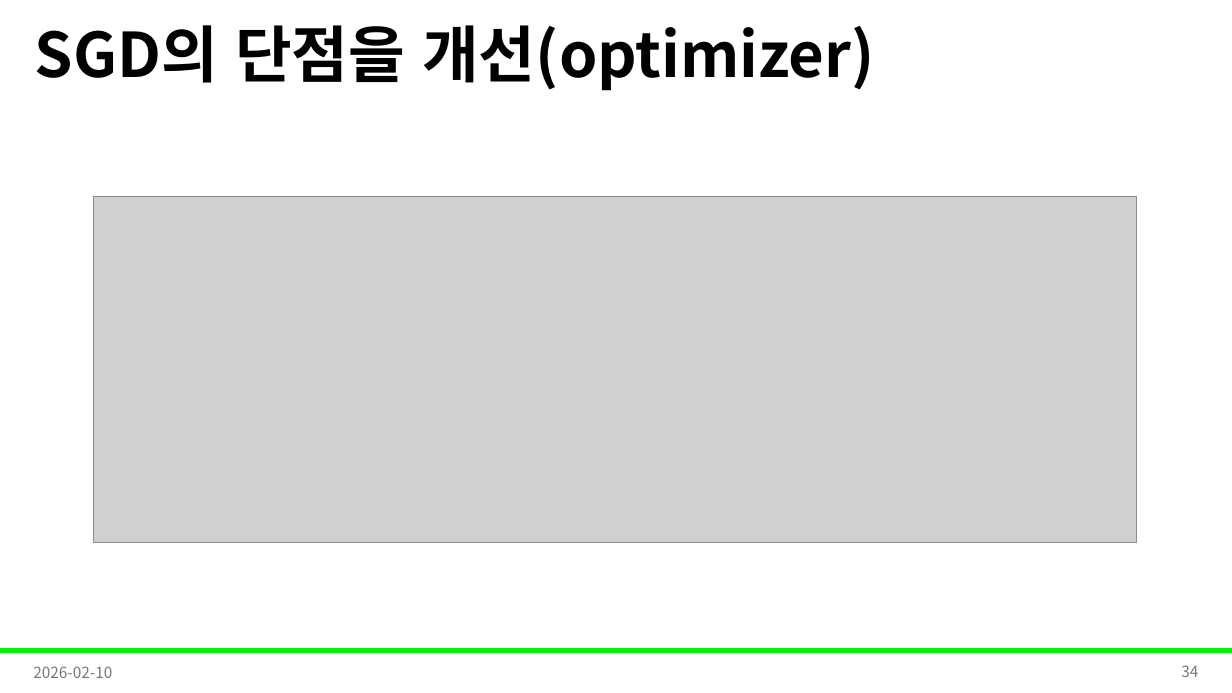
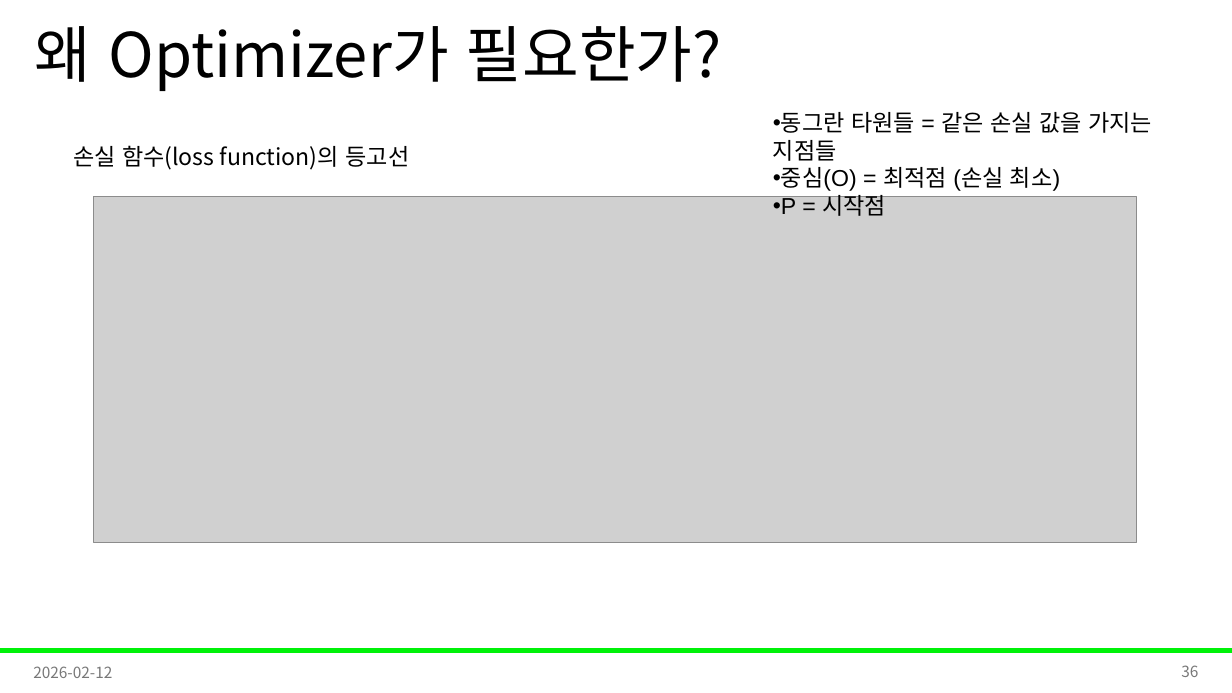
Before and after one commit to Leader-Lesson/KDT_RE_5th, a slide deck: slide 36 of material/5_AI/09_회귀와경사하강법.pptx (slide 34 before the commit). Drawn at 1232x693 pixels with LibreOffice and Linux fonts; fonts in the diff are those of the drawing; grey boxes stand for pictures; background and template pictures are left out. Boxes give left, top, right and bottom in pixels: in the first picture for what was removed or moved away, otherwise in the second. Text is boxed around its words. In the diff, an @@ line names an element or a change of style, - is before the commit and + after.

```diff
--- a/material/5_AI/09_회귀와경사하강법.pptx
+++ b/material/5_AI/09_회귀와경사하강법.pptx
@@ title at (35,26,722,91): text changed; bold off @@
-SGD의 단점을 개선(optimizer)
+왜 Optimizer가 필요한가?
@@ text added at (773,112,1152,216), 18 pt, text #000000 @@
+• 동그란 타원들 = 같은 손실 값을 가지는 지점들
+• 중심(O) = 최적점 (손실 최소)
+• P = 시작점
@@ text added at (73,145,410,170), 18 pt, text #000000 @@
+손실 함수(loss function)의 등고선
@@ text at (33,666,112,678): text changed @@
-2026-02-10
+2026-02-12
@@ page number at (1181,665,1198,677): text changed @@
-34
+36
```
Also in this commit, not shown: 34 other slides changed, 3 slides added, 2 other files.
